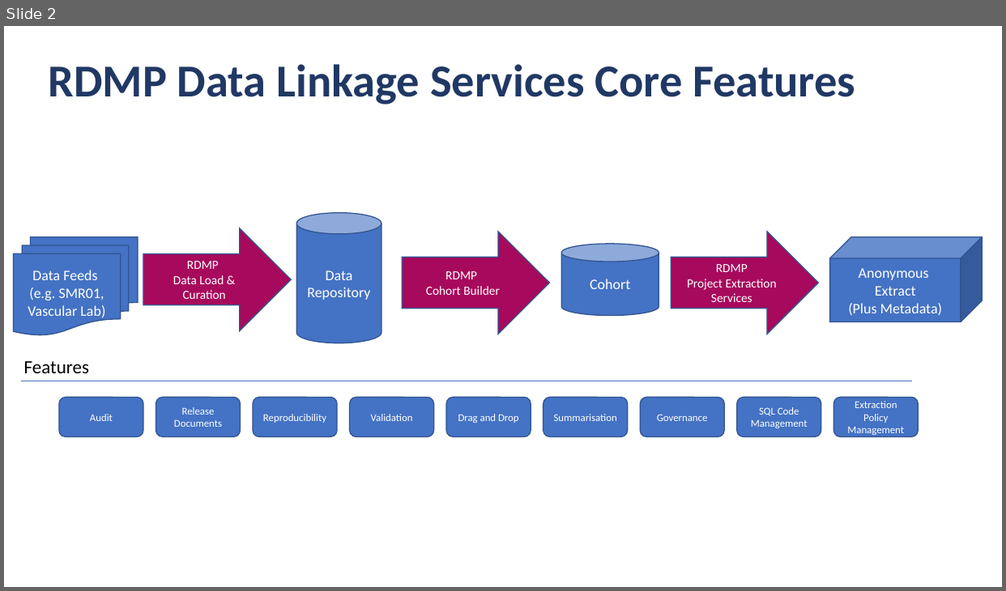
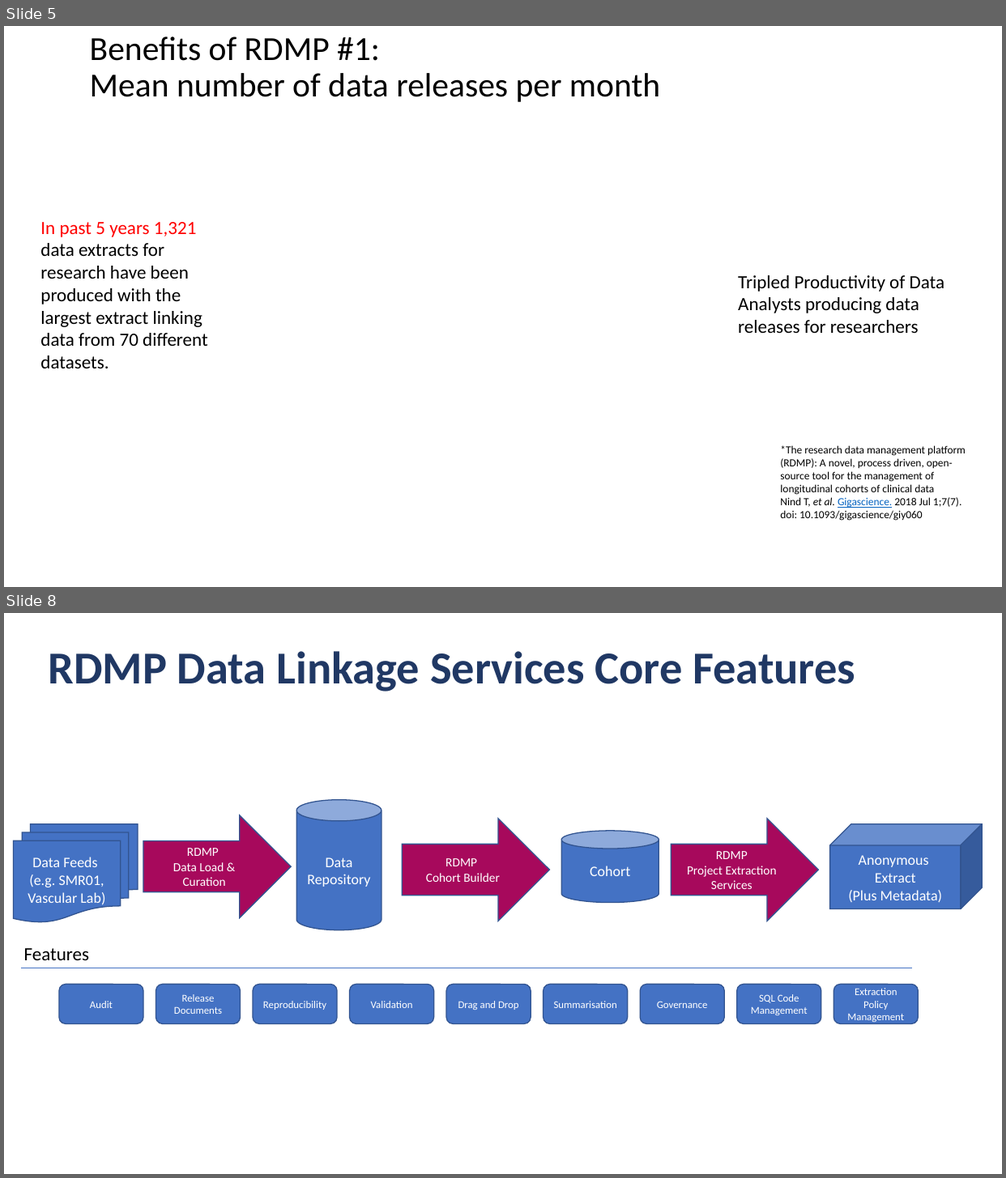
Before and after one commit to HicServices/RDMP, a slide deck: Documentation/RDMP Presentation.pptx. Shown one above the other, each under a label of ours: slide 2 before the commit, slides 5 and 8 after it; the slides between them are not shown. The pictures are 1006x591 and 1006x1178 pixels, drawn with LibreOffice and Linux fonts; fonts in the diff are those of the drawing; background and template pictures are left out. Boxes give left, top, right and bottom in pixels: in the first picture for what was removed or moved away, otherwise in the second. Text is boxed around its words. In the diff, an @@ line names an element or a change of style, - is before the commit and + after.

Commit message:
Added new slides to RDMP presentation

```diff
--- a/Documentation/RDMP Presentation.pptx
+++ b/Documentation/RDMP Presentation.pptx
@@ slide 5 added at (4, 26, 1002, 587), background #FFFFFF @@
@@ title added at (90, 37, 660, 102), 32.4 pt, text #000000 @@
+Benefits of RDMP #1:
+Mean number of data releases per month
@@ text added at (40, 222, 208, 369), 18 pt, text #000000 @@
+In past 5 years 1,321 data extracts for research have been produced with the largest extract linking data from 70 different datasets.
@@ text added at (738, 275, 945, 333), 18 pt, text #000000 @@
+Tripled Productivity of Data Analysts producing data releases for researchers
@@ text added at (780, 446, 965, 521), 10.5 pt, text #000000 @@
+*The research data management platform (RDMP): A novel, process driven, open-source tool for the management of longitudinal cohorts of clinical data
+Nind T, et al. Gigascience. 2018 Jul 1;7(7). doi: 10.1093/gigascience/giy060
@@ what was slide 2 is now slide 8 @@
```
Also in this commit, not shown: 5 other slides added.
